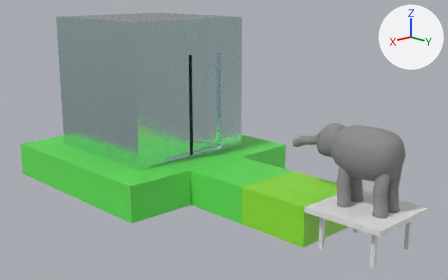
The Blender file Assets/Models/PlayerElephant.blend as it was, and as the next commit left it.
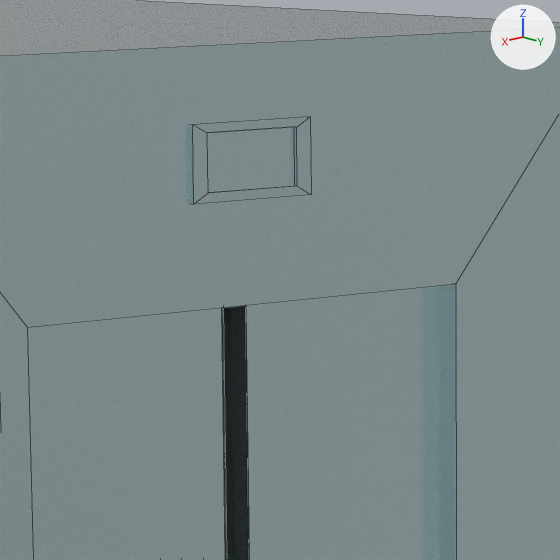
Each version is shown whole from a camera (50 mm lens) standing at (11.66, 7.44, 4.97) and looking at (-0.01, -4.72, 0.74), then close up on the part from 35% to 52% of the width and 5% to 32% of the height. The axes (+X, +Y, +Z) are drawn at upper right. The lights are the same throughout. The close-ups show mesh edges as thin lines.

Script lines for the objects in view, before the commit:
```python
me_cube_005 = bpy.data.meshes.new('Cube.005')
me_cube_005.from_pydata(...)  # 20 vertices, 18 faces; spans x -2.0..2.0, y -2.0..2.0, z -2.0..2.0
me_cube_005.materials.append(mat_lift_metal)  # white #daf2f5
me_cube_006 = bpy.data.meshes.new('Cube.006')
me_cube_006.from_pydata(...)  # 28 vertices, 26 faces; spans x -1.16..0.0, y -6.5..-6.1, z 0.0..3.0
# faces by material slot: [21, 5]
me_cube_006.materials.append(mat_lift_metal)  # white #daf2f5
me_cube_006.materials.append(mat_door_seal)  # black #3c3c3f
me_cube_008 = bpy.data.meshes.new('Cube.008')
me_cube_008.from_pydata(...)  # 16 vertices, 14 faces; spans x -0.15..0.15, y -0.15..0.15, z -0.15..0.15
me_cube_008.materials.append(mat_lift_metal)  # white #daf2f5
# before: 2 (-0.114, 0.15, -0.114) at pixel (297, 186), 3 (-0.114, 0.15, 0.114) at pixel (296, 127), 6 (0.114, 0.15, -0.114) at pixel (208, 193), 7 (0.114, 0.15, 0.114) at pixel (207, 133)
ob_lift = bpy.data.objects.new('Lift', me_cube_005)
ob_lift.location = (0.0, -8.0, 2.0)
ob_lift_door = bpy.data.objects.new('Lift door', me_cube_006)
ob_lift_door.parent = ob_lift
ob_lift_door.matrix_parent_inverse = Matrix(((1.0, 0.0, 0.0, 0.0), (0.0, 1.0, 0.0, 8.0), (0.0, 0.0, 1.0, -2.0), (0.0, 0.0, 0.0, 1.0)))
ob_lift_door.location = (0.0, 0.0, 0.0)
_m = ob_lift_door.modifiers.new('Mirror', 'MIRROR')
ob_lift_floor_sign = bpy.data.objects.new('Lift floor sign', me_cube_008)
ob_lift_floor_sign.location = (0.0, -6.0, 3.56)
ob_lift_floor_sign.scale = (2.0, 0.142, 1.0)
```
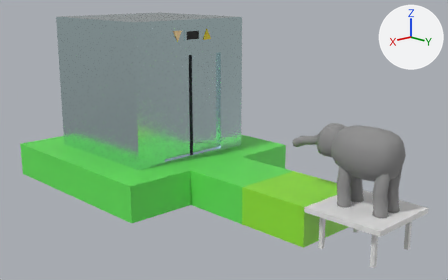
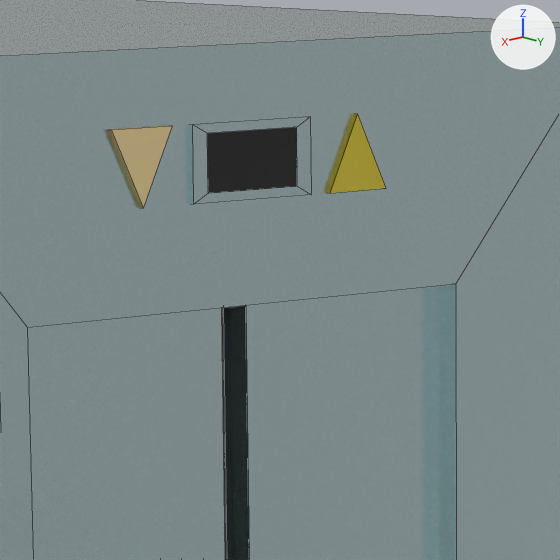
Where the change shows, as pixel boxes [x1, y1, x2, y2] in the close-ups (560 x 560 px):
'Lift down sign', added (beige)
    after: [108, 126, 172, 208]
'Lift up sign', added (yellow)
    after: [326, 113, 386, 193]
part 1 of me_cube_008, added (black)
    after: [207, 127, 297, 193]
part 2 of me_cube_008, recoloured
    before: [207, 127, 294, 193]
'Lift door left', unchanged, uncovered by the edit
    after: [28, 308, 225, 560]

Diff of the bpy script that builds the scene:
```diff
--- a/Assets/Models/PlayerElephant.blend.py
+++ b/Assets/Models/PlayerElephant.blend.py
@@ mat_floor_number_foreground @@
+mat_floor_number_foreground = principled_material('Floor number foreground')
+mat_floor_number_foreground.base_color = (0.0, 0.0, 0.0)  # black #000000
@@ mat_floor_number_background @@
+mat_floor_number_background = principled_material('Floor number background')
+mat_floor_number_background.base_color = (0.8, 0.393, 0.181)  # beige #e7a876
@@ mat_arrow_up @@
+mat_arrow_up = principled_material('Arrow up')
+mat_arrow_up.base_color = (0.8, 0.606, 0.0309)  # yellow #e7cc31
@@ mat_arrow_down @@
+mat_arrow_down = principled_material('Arrow down')
+mat_arrow_down.base_color = (1.0, 0.723, 0.377)  # beige #ffdda5
@@ me_cube_008 @@
 # used by ob_lift_floor_sign; location = (0.0, -6.0, 3.56); scale = (2.0, 0.142, 1.0)
 # verts and faces of me_cube_008; kept vertices keep their numbers, new ones are numbered from 16
-me_cube_008.from_pydata(...)  # 16 vertices, 14 faces; spans x -0.15..0.15, y -0.15..0.15, z -0.15..0.15
+me_cube_008.from_pydata(...)  # 16 vertices, 15 faces; spans x -0.15..0.15, y -0.15..0.15, z -0.15..0.15
+# me_cube_008 part 1
+faces += [(2, 6, 7, 3)]  # mat_floor_number_foreground (black #000000)
+# me_cube_008 part 2: 1 face spanning x -0.114..0.114, y 0.035, z -0.114..0.114 switches from mat_lift_metal (white #daf2f5) to mat_floor_number_background (beige #e7a876)
 me_cube_008.materials.append(mat_lift_metal)
+me_cube_008.materials.append(mat_floor_number_background)  # beige #e7a876
+me_cube_008.materials.append(mat_floor_number_foreground)  # black #000000
@@ me_arrow_up @@
+me_arrow_up.from_pydata([(-0.55, -0.15, -0.15), (-0.7, -0.15, -0.15), (-0.625, -0.15, 0.15), (-0.55, 0.15, -0.15), (-0.7, 0.15, -0.15), (-0.625, 0.15, 0.15)], [], [(1, 0, 3, 4), (0, 1, 2), (0, 2, 5, 3), (3, 5, 4), (2, 1, 4, 5)])
+me_arrow_up.materials.append(mat_arrow_up)  # yellow #e7cc31
@@ me_lift_arrow_down @@
+me_lift_arrow_down.from_pydata([(-0.15, -0.15, 0.15), (-0.075, -0.15, -0.15), (0.0, -0.15, 0.15), (0.0, 0.15, 0.15), (-0.15, 0.15, 0.15), (-0.075, 0.15, -0.15)], [], [(0, 2, 1), (4, 5, 3), (1, 2, 3, 5), (0, 1, 5, 4), (2, 0, 4, 3)])
+me_lift_arrow_down.materials.append(mat_arrow_down)  # beige #ffdda5
@@ ob_lift_up_sign @@
+ob_lift_up_sign = bpy.data.objects.new('Lift up sign', me_arrow_up)
+ob_lift_up_sign.parent = ob_lift
+ob_lift_up_sign.matrix_parent_inverse = Matrix(((1.0, 0.0, 0.0, 0.0), (0.0, 1.0, 0.0, 8.0), (0.0, 0.0, 1.0, -2.0), (0.0, 0.0, 0.0, 1.0)))
+ob_lift_up_sign.location = (0.7, -6.0, 3.56)
+ob_lift_up_sign.scale = (2.0, 0.142, 1.0)
@@ ob_lift_down_sign @@
+ob_lift_down_sign = bpy.data.objects.new('Lift down sign', me_lift_arrow_down)
+ob_lift_down_sign.parent = ob_lift
+ob_lift_down_sign.matrix_parent_inverse = Matrix(((1.0, 0.0, 0.0, 0.0), (0.0, 1.0, 0.0, 8.0), (0.0, 0.0, 1.0, -2.0), (0.0, 0.0, 0.0, 1.0)))
+ob_lift_down_sign.location = (0.7, -6.0, 3.56)
+ob_lift_down_sign.scale = (2.0, 0.142, 1.0)
```
